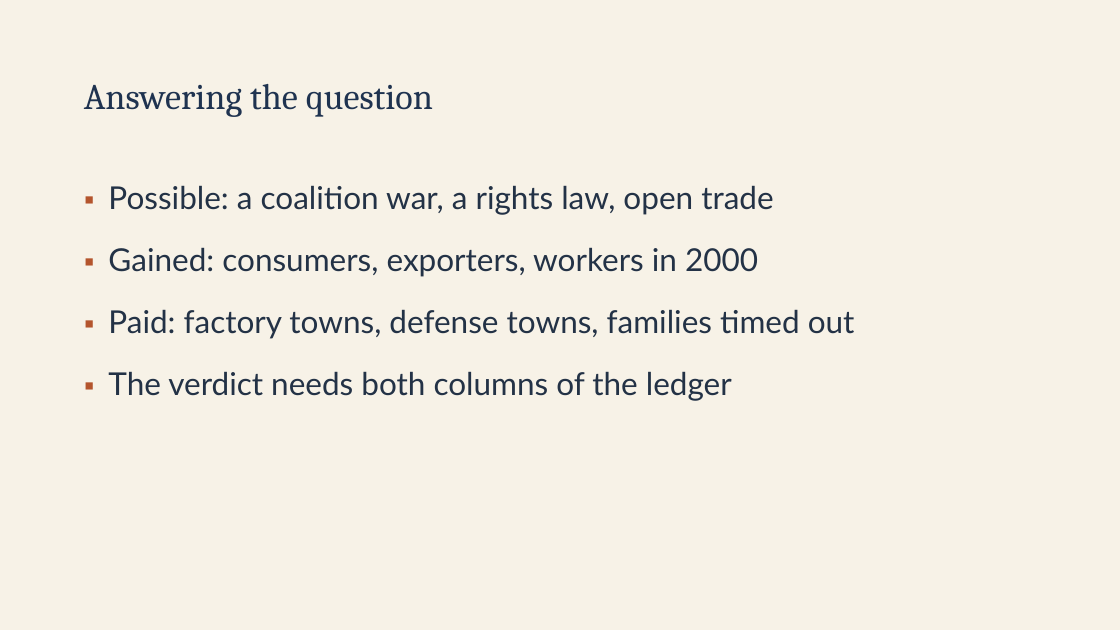
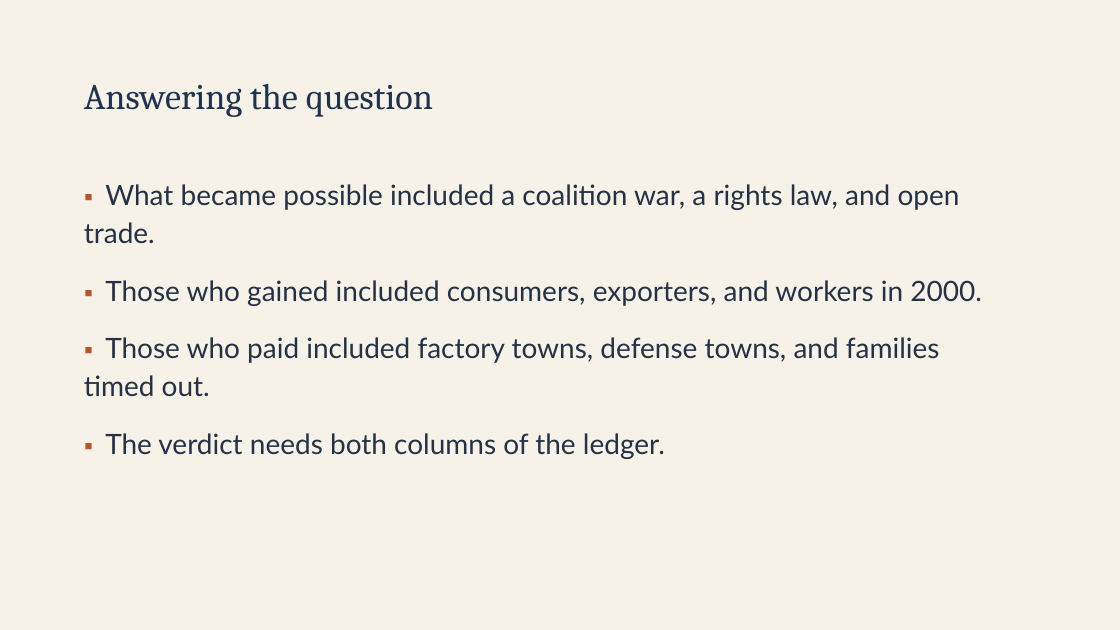
Before and after one commit to ab17gthb/humanities-curriculum-group, a slide deck: slide 26 of modern-america/lesson-03/lesson-03-slides.pptx. Drawn at 1120x630 pixels with LibreOffice and Linux fonts; fonts in the diff are those of the drawing. Boxes give left, top, right and bottom in pixels: in the first picture for what was removed or moved away, otherwise in the second. Text is boxed around its words. In the diff, an @@ line names an element or a change of style, - is before the commit and + after.

```diff
--- a/modern-america/lesson-03/lesson-03-slides.pptx
+++ b/modern-america/lesson-03/lesson-03-slides.pptx
@@ text at (x1=84, y1=184, x2=982, y2=459): text changed; size 27 to 24 pt @@
-▪ Possible: a coalition war, a rights law, open trade
-▪ Gained: consumers, exporters, workers in 2000
-▪ Paid: factory towns, defense towns, families timed out
-▪ The verdict needs both columns of the ledger
+▪ What became possible included a coalition war, a rights law, and open trade.
+▪ Those who gained included consumers, exporters, and workers in 2000.
+▪ Those who paid included factory towns, defense towns, and families timed out.
+▪ The verdict needs both columns of the ledger.
```
Also in this commit, not shown: 8 other slides changed, 6 other files.
